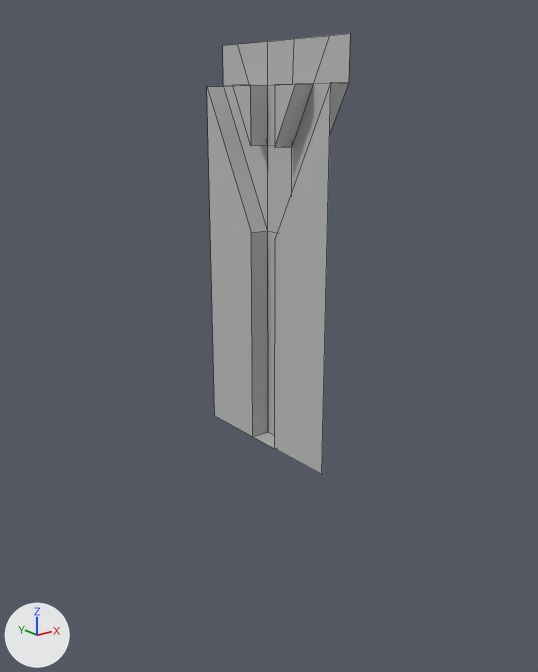
Two versions of the FBX model Assets/mayaAssets/walls/wall_supportBeam.fbx, one commit apart.
One viewpoint serves both versions: a camera (50 mm lens) standing at (-1.99, -4.31, 1.9) and looking at (0.51, -1.19, 0.65). Arrows for +X, +Y and +Z are at lower left; the lights stay in place. Mesh edges are drawn as thin lines. Where no turn or scale is listed for an object, it has been applied to the vertices.

The first picture shows 'wall_supportBeam'.
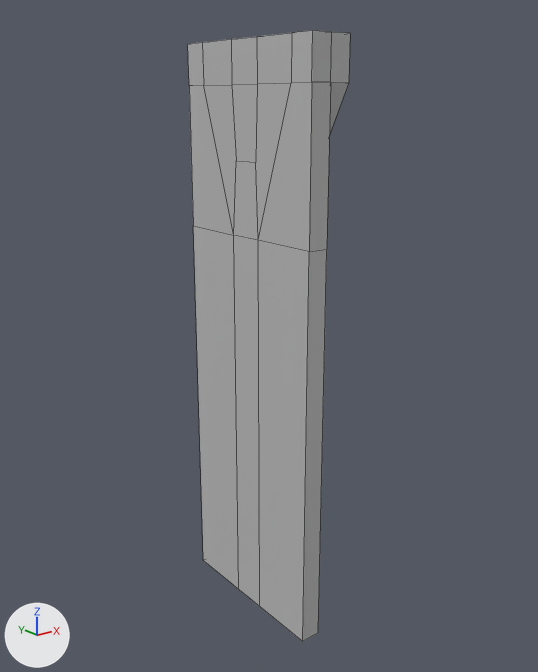
The change, as a diff of the scene's bpy script:
```diff
--- a/Assets/mayaAssets/walls/wall_supportBeam.fbx.py
+++ b/Assets/mayaAssets/walls/wall_supportBeam.fbx.py
@@ me_mesh @@
 # used by ob_wall_supportbeam; location = (0.445, -1.181, 1.098)
-me_mesh.from_pydata(...)  # 32 vertices, 25 faces; spans x 0.03..0.14, y -0.5..0.5, z -1.1..1.1
+me_mesh.from_pydata(...)  # 62 vertices, 62 faces; spans x -0.09..0.14, y -0.5..0.5, z -2.11..1.1
+# me_mesh part 1
+# 6 vertices are removed from x 0.03..0.14, y -0.5..0.5, z -1.1
+# 6 faces are deleted
+# 23 vertices are added at x -0.09..0.14, y -0.5..0.5, z -2.11..1.1
+# 6 new vertices lie (-0.12, 0.0, 0.0) away from vertices in x 0.14, y -0.5..0.5, z 1.1
+# 7 new vertices lie (-0.11, 0.0, 0.0) away from vertices in x 0.02..0.03, y -0.5..0.5, z 0.88..1.1
+# 43 new faces join them
 me_mesh.materials.append(mat_lambert1)
```

Where the change shows, as pixel boxes [x1, y1, x2, y2] in the pictures (538 x 672 px):
'wall_supportBeam', reshaped (13% wider, 38% taller)
    before: [207, 33, 350, 474]
    after: [188, 30, 350, 641]
part 1 of me_mesh, built on
    before: [207, 84, 331, 474]
    after: [188, 30, 350, 641]
